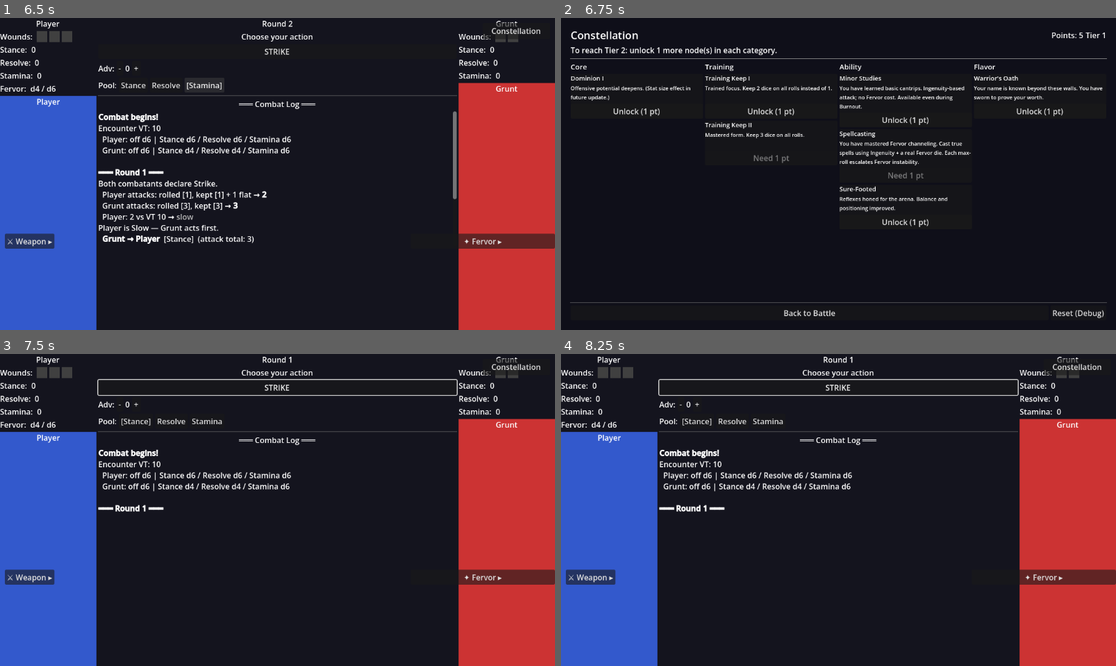
Above: before the commit, frames 1-4 (two rows, left to right).
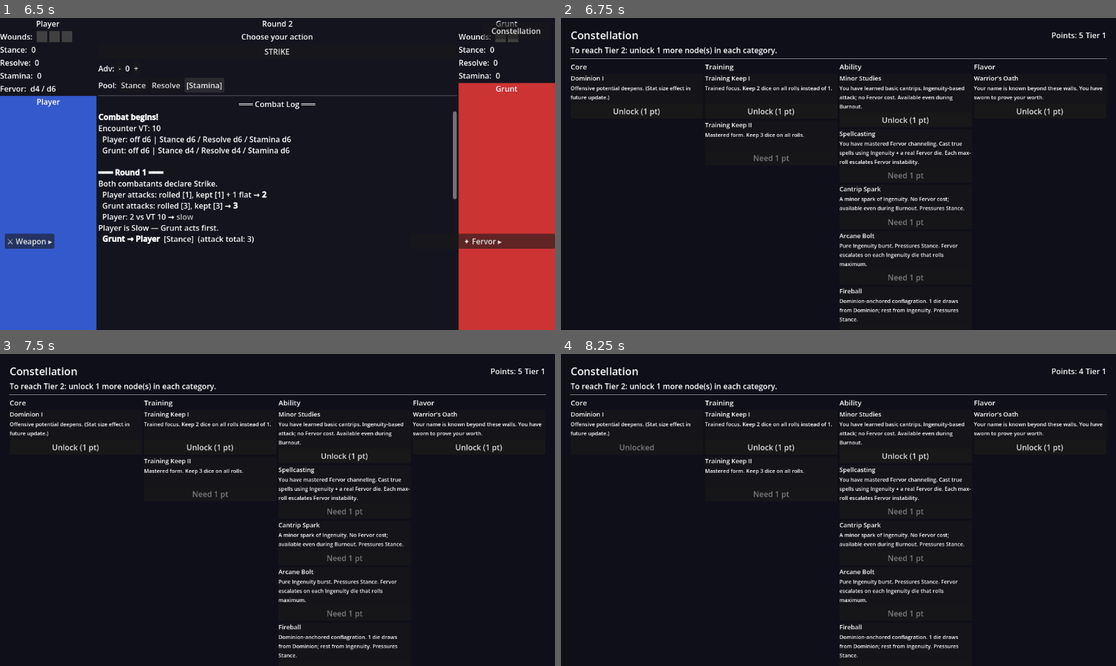
Above: after the commit, the same moments.

Repository: ivano777/kronomania
Game: Godot game, scene res://scenes/battle/BattleScene.tscn
Two runs of this game, one before a commit and one after it. Both use one fixed random seed, a clock stepped at 60 frames per second and the inputs below.
Inputs (mouse positions are in pixels of both pictures, inside the frame that each line leads up to):
- Up to frame 1 (6.5 s): click "STRIKE" at 0.5 s; click "Resolve" at 1.25 s; click "-" at 2 s; click "+" at 2.75 s; click "Stance" at 3.5 s; click "[Stance]" at 4.25 s; click "Stamina" at 5 s; click "[Stamina]" at 5.75 s
- Up to frame 2 (6.75 s): click "Constellation" at 6.5 s
- Up to frame 3 (7.5 s): click (249, 650) at 7.25 s, where only the run before the commit has a clickable "Back to Battle"
- Up to frame 4 (8.25 s): click (638, 447) at 8 s, where only the run after the commit has a clickable "Unlock (1 pt)"

Frame 1 is identical in both runs. In frame 2, 1.9% of the frame differs, in the area x 1-99%, y 53-98%; in frame 3, 35%, in the area x 0-100%, y 0-100%; in frame 4, 35%.

Commit message:
feat(magic): SpellData resource + per-spell resolution + spell school design
- Add SpellData resource (spell_name, aspect_stat, aspect_dice, target_pool, flat_bonus, is_cantrip, tags)
- Extend RollEngine.resolve() with aspect_stat_size/aspect_count params for mixed-pool spells; return ingenuity_maxed_count for multi-step escalation
- Update CombatManager: player_chose_spell/cantrip now take SpellData; escalation = ingenuity_maxed_count + (1 if fervor_maxed); CombatantState gains known_spells/known_cantrips arrays
- Add PlayerProgression.get_known_spells() and get_known_cantrips() scanning unlocked spell nodes
- Update NodeData with spell: SpellData field; register SpellData in global_script_class_cache.cfg
- Add RoundHUD spell/cantrip selection popup built in code; auto-casts when only 1 spell known
- Author 4 sample SpellData files (arcane_bolt, fireball, charm, cantrip_spark) and 4 stub spell nodes
- Update docs: CLAUDE.md architecture + rules summary; project-status.md (Group 4.5 roadmap); game-rules magic overview, cantrips, spell-resolution, progression/nodes to reflect school system design

Co-Authored-By: Claude Sonnet 4.6 <noreply@anthropic.com>

Diff:
--- a/autoloads/CombatManager.gd
+++ b/autoloads/CombatManager.gd
@@ -73,6 +73,8 @@
 	var is_burned_out: bool = false # blocks true spells when true
 	var has_minor_studies: bool = false  # derived from unlocked_nodes in start_combat()
 	var has_spellcasting: bool  = false  # derived from unlocked_nodes in start_combat()
+	var known_spells: Array   = []  # Array[SpellData] — non-cantrip spells, player only
+	var known_cantrips: Array = []  # Array[SpellData] — cantrip spells, player only
 
 	func init(d: CombatantData) -> void:
 		data = d
@@ -140,6 +142,8 @@
 	_player.has_spellcasting  = _player.unlocked_nodes.any(func(n: NodeData): return n.effect_type == "spellcasting")
 	_player.fervor_size = 4
 	_player.is_burned_out = false
+	_player.known_spells   = PlayerProgression.get_known_spells()
+	_player.known_cantrips = PlayerProgression.get_known_cantrips()
 	_enemy = CombatantState.new()
 	_enemy.init(enemy_data)
 	_round = 0
@@ -174,27 +178,27 @@
 	_resolve_round(net_advantage, target_pool)
 
 
-## Called by BattleScene when the player presses Cantrip.
+## Called by BattleScene when the player selects a cantrip spell.
 ## Ingenuity-based attack; no Fervor cost; available during Burnout.
-func player_chose_cantrip(target_pool: String = "resolve") -> void:
+func player_chose_cantrip(spell: SpellData) -> void:
 	if not _waiting_for_player:
 		return
 	_waiting_for_player = false
-	_resolve_round_cantrip(target_pool)
-
-
-## Called by BattleScene when the player presses Cast Spell.
+	_resolve_round_cantrip(spell)
+
+
+## Called by BattleScene when the player selects a true spell.
 ## Ingenuity-based attack with a real Fervor die; blocked during Burnout.
-func player_chose_spell(net_advantage: int = 0, target_pool: String = "resolve") -> void:
+func player_chose_spell(spell: SpellData) -> void:
 	if not _waiting_for_player:
 		return
 	if _player.is_burned_out:
 		log_message.emit("[color=orange]Burnout! True spells are blocked — choose Strike or Cantrip.[/color]")
-		player_magic_available.emit(_player.has_minor_studies, false)
+		player_magic_available.emit(_player.known_cantrips.size() > 0, false)
 		player_action_required.emit()
 		return
 	_waiting_for_player = false
-	_resolve_round_spell(net_advantage, target_pool)
+	_resolve_round_spell(spell)
 
 
 ## Debug only — override Fervor state at runtime.
@@ -224,8 +228,8 @@
 
 	_waiting_for_player = true
 	player_magic_available.emit(
-		_player.has_minor_studies,
-		_player.has_spellcasting and not _player.is_burned_out
+		_player.known_cantrips.size() > 0,
+		_player.known_spells.size() > 0 and not _player.is_burned_out
 	)
 	player_action_required.emit()
 
@@ -286,15 +290,15 @@
 
 
 # Coroutine: Cantrip — Ingenuity-based attack, no Fervor die, available during Burnout.
-func _resolve_round_cantrip(target_pool: String = "resolve") -> void:
+func _resolve_round_cantrip(spell: SpellData) -> void:
 	phase_changed.emit("Resolving…")
-	log_message.emit("%s channels a cantrip (Ingenuity d%d)." % [
-		_player.data.combatant_name, _player.data.ingenuity_size
+	log_message.emit("%s channels %s (Ingenuity d%d, no Fervor)." % [
+		_player.data.combatant_name, spell.spell_name, _player.data.ingenuity_size
 	])
 
 	var p_atk := RollEngine.resolve(
 		_effective_tier(_player), _player.data.ingenuity_size, _training_keep_grade(_player),
-		0, _pool_bonus(_player)
+		spell.flat_bonus, _pool_bonus(_player)
 	)
 	var e_atk := RollEngine.resolve(
 		_effective_tier(_enemy), _enemy.data.dominion_size, _training_keep_grade(_enemy),
@@ -315,14 +319,14 @@
 		log_message.emit("%s is Slow — %s acts first." % [_player.data.combatant_name, _enemy.data.combatant_name])
 		phase_changed.emit("Slow Phase — Enemy acts first")
 
-	_resolve_attack(player_first, p_atk if player_first else e_atk, target_pool)
+	_resolve_attack(player_first, p_atk if player_first else e_atk, spell.target_pool)
 	if _player.is_defeated or _enemy.is_defeated:
 		_end_combat()
 		return
 
 	var second_is_player := not player_first
 	phase_changed.emit("Slow Phase" if p_fast else "Fast Phase (2nd)")
-	_resolve_attack(second_is_player, p_atk if second_is_player else e_atk, target_pool)
+	_resolve_attack(second_is_player, p_atk if second_is_player else e_atk, spell.target_pool)
 	if _player.is_defeated or _enemy.is_defeated:
 		_end_combat()
 		return
@@ -331,16 +335,33 @@
 	_begin_round()
 
 
-# Coroutine: True Spell — Ingenuity + real Fervor die; escalates Fervor on max-roll.
-func _resolve_round_spell(net_advantage: int = 0, target_pool: String = "resolve") -> void:
+# Coroutine: True Spell — Ingenuity (+ optional aspect dice) + real Fervor die.
+# Escalation = count of Ingenuity-tagged dice that maxed + 1 if Fervor die maxed.
+func _resolve_round_spell(spell: SpellData) -> void:
 	phase_changed.emit("Resolving…")
-	log_message.emit("%s casts a true spell (Ingenuity d%d + Fervor d%d)." % [
-		_player.data.combatant_name, _player.data.ingenuity_size, _player.fervor_size
+
+	var aspect_stat_size: int = 0
+	if spell.aspect_stat == "dominion":
+		aspect_stat_size = _player.data.dominion_size
+	elif spell.aspect_stat == "negation":
+		aspect_stat_size = _player.data.negation_size
+
+	var aspect_label := ""
+	if spell.aspect_dice > 0 and spell.aspect_stat != "":
+		aspect_label = " [%s d%d × %d + Ingenuity d%d]" % [
+			spell.aspect_stat.capitalize(), aspect_stat_size,
+			spell.aspect_dice, _player.data.ingenuity_size
+		]
+	else:
+		aspect_label = " [Ingenuity d%d]" % _player.data.ingenuity_size
+	log_message.emit("%s casts %s%s + Fervor d%d." % [
+		_player.data.combatant_name, spell.spell_name, aspect_label, _player.fervor_size
 	])
 
 	var p_atk := RollEngine.resolve(
 		_effective_tier(_player), _player.data.ingenuity_size, _training_keep_grade(_player),
-		0, net_advantage + _pool_bonus(_player), _player.fervor_size
+		spell.flat_bonus, _pool_bonus(_player), _player.fervor_size,
+		aspect_stat_size, spell.aspect_dice
 	)
 	var e_atk := RollEngine.resolve(
 		_effective_tier(_enemy), _enemy.data.dominion_size, _training_keep_grade(_enemy),
@@ -361,21 +382,24 @@
 		log_message.emit("%s is Slow — %s acts first." % [_player.data.combatant_name, _enemy.data.combatant_name])
 		phase_changed.emit("Slow Phase — Enemy acts first")
 
-	_resolve_attack(player_first, p_atk if player_first else e_atk, target_pool)
+	_resolve_attack(player_first, p_atk if player_first else e_atk, spell.target_pool)
 	if _player.is_defeated or _enemy.is_defeated:
 		_end_combat()
 		return
 
 	var second_is_player := not player_first
 	phase_changed.emit("Slow Phase" if p_fast else "Fast Phase (2nd)")
-	_resolve_attack(second_is_player, p_atk if second_is_player else e_atk, target_pool)
+	_resolve_attack(second_is_player, p_atk if second_is_player else e_atk, spell.target_pool)
 	if _player.is_defeated or _enemy.is_defeated:
 		_end_combat()
 		return
 
-	# Post-resolution: check Fervor escalation (rules: magic/fervor.md).
-	if p_atk.fervor_maxed as bool:
-		_escalate_fervor(_player, 1)
+	# Post-resolution: Fervor escalation (rules: magic/fervor.md).
+	# Steps = count of Ingenuity-tagged dice that rolled max + 1 if Fervor die rolled max.
+	var fervor_maxed: bool = p_atk.fervor_maxed
+	var escalation_steps: int = (p_atk.ingenuity_maxed_count as int) + (1 if fervor_maxed else 0)
+	if escalation_steps > 0:
+		_escalate_fervor(_player, escalation_steps)
 
 	await get_tree().create_timer(0.8).timeout
 	_begin_round()
--- a/autoloads/PlayerProgression.gd
+++ b/autoloads/PlayerProgression.gd
@@ -9,6 +9,10 @@
 	preload("res://resources/data/nodes/training_keep_2.tres"),
 	preload("res://resources/data/nodes/ability_minor_studies.tres"),
 	preload("res://resources/data/nodes/ability_spellcasting.tres"),
+	preload("res://resources/data/nodes/ability_cantrip_spark.tres"),
+	preload("res://resources/data/nodes/ability_arcane_bolt.tres"),
+	preload("res://resources/data/nodes/ability_fireball.tres"),
+	preload("res://resources/data/nodes/ability_charm.tres"),
 	preload("res://resources/data/nodes/ability_sure_footed.tres"),
 	preload("res://resources/data/nodes/flavor_warrior_oath.tres"),
 ]
@@ -53,6 +57,24 @@
 	return count
 
 
+## Returns all non-cantrip SpellData known by the player (effect_type="spell", is_cantrip=false).
+func get_known_spells() -> Array:
+	var result := []
+	for node in unlocked_nodes:
+		if node.effect_type == "spell" and node.spell != null and not node.spell.is_cantrip:
+			result.append(node.spell)
+	return result
+
+
+## Returns all cantrip SpellData known by the player (effect_type="spell", is_cantrip=true).
+func get_known_cantrips() -> Array:
+	var result := []
+	for node in unlocked_nodes:
+		if node.effect_type == "spell" and node.spell != null and node.spell.is_cantrip:
+			result.append(node.spell)
+	return result
+
+
 ## Returns current Tier based on breadth: min nodes per category + 1, capped at 4.
 ## T2 = 1 per cat, T3 = 2 per cat, T4 = 3 per cat (rules: progression/tiers.md).
 func get_tier() -> int:
--- a/autoloads/RollEngine.gd
+++ b/autoloads/RollEngine.gd
@@ -31,30 +31,58 @@
 
 
 # Full resolution: Build Pool → Roll → Keep → Flat → total.
-# tier          : int — base pool size (1 die per Tier)
-# die_size      : int — face value of the stat die (4, 6, 8, or 10)
-# keep_grade    : int — training grade: 0 → keep 1, 1 → keep 2, 2 → keep 3
-# flat          : int — additive bonus applied after Keep (0 if unused)
-# net_advantage : int — positive = extra dice, negative = fewer dice;
-#                       pool ≤ 0 triggers Desperation (roll 2, keep worst)
-# fervor_size   : int — if > 0, roll one additive Fervor die of this face value
-#                       after Keep; cannot be discarded; result included in total.
+# tier             : int — base pool size (1 die per Tier)
+# die_size         : int — face value of the Ingenuity/primary stat die (4, 6, 8, or 10)
+# keep_grade       : int — training grade: 0 → keep 1, 1 → keep 2, 2 → keep 3
+# flat             : int — additive bonus applied after Keep (0 if unused)
+# net_advantage    : int — positive = extra dice, negative = fewer dice;
+#                          pool ≤ 0 triggers Desperation (roll 2, keep worst)
+# fervor_size      : int — if > 0, roll one additive Fervor die of this face value
+#                          after Keep; cannot be discarded; result included in total.
+# aspect_stat_size : int — face value of the aspect stat die (for mixed-pool spells)
+# aspect_count     : int — how many pool dice use aspect_stat_size; the rest use die_size
+#                          (Ingenuity-tagged; count toward Fervor escalation on max-roll)
 # Returns a Dictionary with full audit trail for the log.
-func resolve(tier: int, die_size: int, keep_grade: int, flat: int = 0, net_advantage: int = 0, fervor_size: int = 0) -> Dictionary:
+func resolve(tier: int, die_size: int, keep_grade: int, flat: int = 0, net_advantage: int = 0, fervor_size: int = 0, aspect_stat_size: int = 0, aspect_count: int = 0) -> Dictionary:
 	var pool_size: int = tier + net_advantage
 	var desperation := pool_size <= 0
 
 	var dice: Array[int]
 	var kept: Array[int]
+	var ingenuity_maxed_count := 0
 
 	if desperation:
-		# Desperation: roll 2 dice, keep the worst 1.
+		# Desperation: roll 2 dice, keep the worst 1. All treated as Ingenuity-tagged.
 		dice = roll_dice(2, die_size)
 		kept = keep_worst(dice, 1)
+		for d in dice:
+			if d == die_size:
+				ingenuity_maxed_count += 1
+	elif aspect_count > 0 and aspect_stat_size > 0:
+		# Mixed pool: aspect dice + ingenuity dice combined, keep best overall.
+		var clamped_aspect: int = mini(aspect_count, pool_size)
+		var ing_count: int = pool_size - clamped_aspect
+		var aspect_dice_arr: Array[int] = roll_dice(clamped_aspect, aspect_stat_size)
+		var ing_dice_arr: Array[int] = roll_dice(ing_count, die_size) if ing_count > 0 else []
+		# Count Ingenuity maxes before combining (pre-keep, per rules).
+		for d in ing_dice_arr:
+			if d == die_size:
+				ingenuity_maxed_count += 1
+		# Combine and keep best.
+		var combined: Array[int] = []
+		combined.append_array(aspect_dice_arr)
+		combined.append_array(ing_dice_arr)
+		dice = combined
+		var keep_count: int = mini(keep_grade + 1, pool_size)
+		kept = keep_best(dice, keep_count)
 	else:
+		# Pure pool: all dice are Ingenuity-tagged.
 		var keep_count: int = mini(keep_grade + 1, pool_size)
 		dice = roll_dice(pool_size, die_size)
 		kept = keep_best(dice, keep_count)
+		for d in dice:
+			if d == die_size:
+				ingenuity_maxed_count += 1
 
 	var total := flat
 	for d in kept:
@@ -69,17 +97,18 @@
 		fervor_maxed = (fervor_roll == fervor_size)
 
 	return {
-		"dice":          dice,
-		"kept":          kept,
-		"total":         total,
-		"pool_size":     pool_size,
-		"die_size":      die_size,
-		"keep_count":    kept.size(),
-		"flat":          flat,
-		"net_advantage": net_advantage,
-		"desperation":   desperation,
-		"fervor_roll":   fervor_roll,
-		"fervor_maxed":  fervor_maxed,
+		"dice":                 dice,
+		"kept":                 kept,
+		"total":                total,
+		"pool_size":            pool_size,
+		"die_size":             die_size,
+		"keep_count":           kept.size(),
+		"flat":                 flat,
+		"net_advantage":        net_advantage,
+		"desperation":          desperation,
+		"fervor_roll":          fervor_roll,
+		"fervor_maxed":         fervor_maxed,
+		"ingenuity_maxed_count": ingenuity_maxed_count,
 	}
 
 
--- a/resources/NodeData.gd
+++ b/resources/NodeData.gd
@@ -24,3 +24,6 @@
 
 ## Optional prerequisite node that must be unlocked before this one can be purchased.
 @export var prerequisite: NodeData = null
+
+## For effect_type="spell" nodes: the SpellData granted when this node is unlocked.
+@export var spell: SpellData = null
--- /dev/null
+++ b/resources/SpellData.gd
@@ -0,0 +1,27 @@
+# SpellData — immutable configuration for a single spell or cantrip.
+# Set in .tres files; referenced by NodeData.spell.
+class_name SpellData
+extends Resource
+
+## Display name shown in the spell selection popup.
+@export var spell_name: String = ""
+
+## Human-readable description shown in the popup.
+@export_multiline var description: String = ""
+
+## Non-Ingenuity stat used for aspect dice. "" = pure Ingenuity spell.
+## Accepted values: "dominion" | "negation" | ""
+@export var aspect_stat: String = ""
+
+## How many pool dice use aspect_stat instead of Ingenuity.
+## Remaining (Tier - aspect_dice) dice are Ingenuity-tagged (count toward escalation).
+@export_range(0, 4) var aspect_dice: int = 0
+
+## Defense pool this spell pressures.
+@export var target_pool: String = "stance"
+
+## Flat bonus added after Keep (Channeling equivalent for spells).
+@export var flat_bonus: int = 0
+
+## If true: no Fervor die, no escalation; available during Burnout.
+@export var is_cantrip: bool = false
--- /dev/null
+++ b/resources/data/nodes/ability_arcane_bolt.tres
@@ -0,0 +1,16 @@
+[gd_resource type="Resource" script_class="NodeData" format=3 uid="uid://8k5ntxxyqls"]
+
+[ext_resource type="Script" path="res://resources/NodeData.gd" id="1_ndscr"]
+[ext_resource type="Resource" uid="uid://bspellcast001" path="res://resources/data/nodes/ability_spellcasting.tres" id="2_prereq"]
+[ext_resource type="Resource" uid="uid://spellarcbolt01" path="res://resources/data/spells/arcane_bolt.tres" id="3_spell"]
+
+[resource]
+script = ExtResource("1_ndscr")
+node_name = "Arcane Bolt"
+category = "Ability"
+effect_type = "spell"
+effect_value = 0
+description = "Pure Ingenuity burst. Pressures Stance. Fervor escalates on each Ingenuity die that rolls maximum."
+unlock_cost = 1
+prerequisite = ExtResource("2_prereq")
+spell = ExtResource("3_spell")
--- /dev/null
+++ b/resources/data/nodes/ability_cantrip_spark.tres
@@ -0,0 +1,16 @@
+[gd_resource type="Resource" script_class="NodeData" format=3 uid="uid://8m61s1w5qlr1"]
+
+[ext_resource type="Script" path="res://resources/NodeData.gd" id="1_ndscr"]
+[ext_resource type="Resource" uid="uid://csp4lx7saynb2" path="res://resources/data/nodes/ability_minor_studies.tres" id="2_prereq"]
+[ext_resource type="Resource" uid="uid://spellcspark0001" path="res://resources/data/spells/cantrip_spark.tres" id="3_spell"]
+
+[resource]
+script = ExtResource("1_ndscr")
+node_name = "Cantrip Spark"
+category = "Ability"
+effect_type = "spell"
+effect_value = 0
+description = "A minor spark of Ingenuity. No Fervor cost; available even during Burnout. Pressures Stance."
+unlock_cost = 1
+prerequisite = ExtResource("2_prereq")
+spell = ExtResource("3_spell")
--- /dev/null
+++ b/resources/data/nodes/ability_charm.tres
@@ -0,0 +1,16 @@
+[gd_resource type="Resource" script_class="NodeData" format=3 uid="uid://8mumbwd5qlr1"]
+
+[ext_resource type="Script" path="res://resources/NodeData.gd" id="1_ndscr"]
+[ext_resource type="Resource" uid="uid://bspellcast001" path="res://resources/data/nodes/ability_spellcasting.tres" id="2_prereq"]
+[ext_resource type="Resource" uid="uid://spellcharm00001" path="res://resources/data/spells/charm.tres" id="3_spell"]
+
+[resource]
+script = ExtResource("1_ndscr")
+node_name = "Charm"
+category = "Ability"
+effect_type = "spell"
+effect_value = 0
+description = "Subtle Ingenuity compulsion targeting Resolve. Fervor escalates on each Ingenuity die that rolls maximum."
+unlock_cost = 1
+prerequisite = ExtResource("2_prereq")
+spell = ExtResource("3_spell")
--- /dev/null
+++ b/resources/data/nodes/ability_fireball.tres
@@ -0,0 +1,16 @@
+[gd_resource type="Resource" script_class="NodeData" format=3 uid="uid://8pv3wkmqclr1"]
+
+[ext_resource type="Script" path="res://resources/NodeData.gd" id="1_ndscr"]
+[ext_resource type="Resource" uid="uid://bspellcast001" path="res://resources/data/nodes/ability_spellcasting.tres" id="2_prereq"]
+[ext_resource type="Resource" uid="uid://spellfireball01" path="res://resources/data/spells/fireball.tres" id="3_spell"]
+
+[resource]
+script = ExtResource("1_ndscr")
+node_name = "Fireball"
+category = "Ability"
+effect_type = "spell"
+effect_value = 0
+description = "Dominion-anchored conflagration. 1 die draws from Dominion; rest from Ingenuity. Pressures Stance."
+unlock_cost = 1
+prerequisite = ExtResource("2_prereq")
+spell = ExtResource("3_spell")
--- /dev/null
+++ b/resources/data/spells/arcane_bolt.tres
@@ -0,0 +1,13 @@
+[gd_resource type="Resource" script_class="SpellData" format=3 uid="uid://spellarcbolt01"]
+
+[ext_resource type="Script" path="res://resources/SpellData.gd" id="1_spscr"]
+
+[resource]
+script = ExtResource("1_spscr")
+spell_name = "Arcane Bolt"
+description = "Pure Ingenuity. A concentrated burst of arcane force aimed at the enemy's guard."
+aspect_stat = ""
+aspect_dice = 0
+target_pool = "stance"
+flat_bonus = 0
+is_cantrip = false
--- /dev/null
+++ b/resources/data/spells/cantrip_spark.tres
@@ -0,0 +1,13 @@
+[gd_resource type="Resource" script_class="SpellData" format=3 uid="uid://spellcspark0001"]
+
+[ext_resource type="Script" path="res://resources/SpellData.gd" id="1_spscr"]
+
+[resource]
+script = ExtResource("1_spscr")
+spell_name = "Cantrip Spark"
+description = "A minor spark of Ingenuity. No Fervor cost; available even during Burnout."
+aspect_stat = ""
+aspect_dice = 0
+target_pool = "stance"
+flat_bonus = 0
+is_cantrip = true
--- /dev/null
+++ b/resources/data/spells/charm.tres
@@ -0,0 +1,13 @@
+[gd_resource type="Resource" script_class="SpellData" format=3 uid="uid://spellcharm00001"]
+
+[ext_resource type="Script" path="res://resources/SpellData.gd" id="1_spscr"]
+
+[resource]
+script = ExtResource("1_spscr")
+spell_name = "Charm"
+description = "Pure Ingenuity. A subtle compulsion that frays the enemy's focus and resolve."
+aspect_stat = ""
+aspect_dice = 0
+target_pool = "resolve"
+flat_bonus = 0
+is_cantrip = false
--- /dev/null
+++ b/resources/data/spells/fireball.tres
@@ -0,0 +1,13 @@
+[gd_resource type="Resource" script_class="SpellData" format=3 uid="uid://spellfireball01"]
+
+[ext_resource type="Script" path="res://resources/SpellData.gd" id="1_spscr"]
+
+[resource]
+script = ExtResource("1_spscr")
+spell_name = "Fireball"
+description = "Dominion-anchored conflagration. 1 pool die draws from Dominion; the rest channel Ingenuity."
+aspect_stat = "dominion"
+aspect_dice = 1
+target_pool = "stance"
+flat_bonus = 0
+is_cantrip = false
--- a/scenes/battle/BattleScene.gd
+++ b/scenes/battle/BattleScene.gd
@@ -36,10 +36,16 @@
 	if _debug_equip:
 		_debug_equip.setup(PLAYER_DATA, ENEMY_DATA)
 
-	# Connect RoundHUD action buttons.
+	# Connect RoundHUD action buttons/selections.
 	_round_hud.strike_pressed.connect(_on_strike_pressed)
-	_round_hud.cantrip_pressed.connect(_on_cantrip_pressed)
-	_round_hud.spell_pressed.connect(_on_spell_pressed)
+	_round_hud.cantrip_selected.connect(_on_cantrip_selected)
+	_round_hud.spell_selected.connect(_on_spell_selected)
+
+	# Pass known spells to RoundHUD before combat starts.
+	_round_hud.set_spell_lists(
+		PlayerProgression.get_known_spells(),
+		PlayerProgression.get_known_cantrips()
+	)
 
 	# Connect restart button.
 	_restart_btn.pressed.connect(_on_restart_pressed)
@@ -131,12 +137,12 @@
 	CombatManager.player_chose_strike(_round_hud.get_net_advantage(), _round_hud.get_target_pool())
 
 
-func _on_cantrip_pressed() -> void:
-	CombatManager.player_chose_cantrip(_round_hud.get_target_pool())
+func _on_cantrip_selected(spell: SpellData) -> void:
+	CombatManager.player_chose_cantrip(spell)
 
 
-func _on_spell_pressed() -> void:
-	CombatManager.player_chose_spell(_round_hud.get_net_advantage(), _round_hud.get_target_pool())
+func _on_spell_selected(spell: SpellData) -> void:
+	CombatManager.player_chose_spell(spell)
 
 
 func _on_restart_pressed() -> void:
--- a/scenes/battle/RoundHUD.gd
+++ b/scenes/battle/RoundHUD.gd
@@ -1,10 +1,11 @@
 # RoundHUD — round counter, phase label, Strike/Cantrip/Spell buttons, and scrollable combat log.
+# Spell and Cantrip buttons open an in-place popup listing known spells/cantrips.
 class_name RoundHUD
 extends VBoxContainer
 
 signal strike_pressed
-signal cantrip_pressed
-signal spell_pressed
+signal spell_selected(spell: SpellData)
+signal cantrip_selected(spell: SpellData)
 
 @onready var _round_label:  Label         = $RoundLabel
 @onready var _phase_label:  Label         = $PhaseLabel
@@ -16,6 +17,13 @@
 @onready var _debug_adv  = $DebugAdvantageControl if has_node("DebugAdvantageControl") else null
 @onready var _debug_pool = $DebugPoolSelector     if has_node("DebugPoolSelector")     else null
 
+var _known_spells: Array   = []  # Array[SpellData]
+var _known_cantrips: Array = []  # Array[SpellData]
+
+# Popup panel built in code — no .tscn edit required.
+var _popup: PanelContainer
+var _popup_list: VBoxContainer
+
 
 func _ready() -> void:
 	_strike_btn.pressed.connect(_on_strike_pressed)
@@ -24,6 +32,13 @@
 	_strike_btn.disabled = true
 	_cantrip_btn.disabled = true
 	_spell_btn.disabled = true
+
+	# Build spell selection popup.
+	_popup = PanelContainer.new()
+	_popup.visible = false
+	_popup_list = VBoxContainer.new()
+	_popup.add_child(_popup_list)
+	add_child(_popup)
 
 
 # ── Public API called by BattleScene ─────────────────────────────────────────
@@ -43,6 +58,12 @@
 
 func disable_strike() -> void:
 	_strike_btn.disabled = true
+
+
+## Store the known spells/cantrips so the popup can be populated on demand.
+func set_spell_lists(spells: Array, cantrips: Array) -> void:
+	_known_spells   = spells
+	_known_cantrips = cantrips
 
 
 ## Show and enable magic action buttons based on what is currently available.
@@ -88,12 +109,42 @@
 
 
 func _on_cantrip_pressed() -> void:
-	disable_strike()
-	disable_magic()
-	cantrip_pressed.emit()
+	if _known_cantrips.size() == 1:
+		disable_strike()
+		disable_magic()
+		cantrip_selected.emit(_known_cantrips[0] as SpellData)
+	else:
+		_show_popup(_known_cantrips, true)
 
 
 func _on_spell_pressed() -> void:
-	disable_strike()
-	disable_magic()
-	spell_pressed.emit()
+	if _known_spells.size() == 1:
+		disable_strike()
+		disable_magic()
+		spell_selected.emit(_known_spells[0] as SpellData)
+	else:
+		_show_popup(_known_spells, false)
+
+
+func _show_popup(spells: Array, is_cantrip: bool) -> void:
+	# Clear previous buttons.
+	for child in _popup_list.get_children():
+		child.queue_free()
+
+	for spell_data in spells:
+		var sp := spell_data as SpellData
+		var btn := Button.new()
+		btn.text = sp.spell_name
+		btn.tooltip_text = sp.description
+		btn.pressed.connect(func() -> void:
+			_popup.visible = false
+			disable_strike()
+			disable_magic()
+			if is_cantrip:
+				cantrip_selected.emit(sp)
+			else:
+				spell_selected.emit(sp)
+		)
+		_popup_list.add_child(btn)
+
+	_popup.visible = true
Not shown, added: resources/SpellData.gd.uid
Not shown, changed: CLAUDE.md
Not shown, changed: docs/game-rules/magic/cantrips.md
Not shown, changed: docs/game-rules/magic/overview.md
Not shown, changed: docs/game-rules/magic/spell-resolution.md
Not shown, changed: docs/game-rules/progression/nodes.md
Not shown, changed: docs/project-index.md
Not shown, changed: docs/project-status.md
